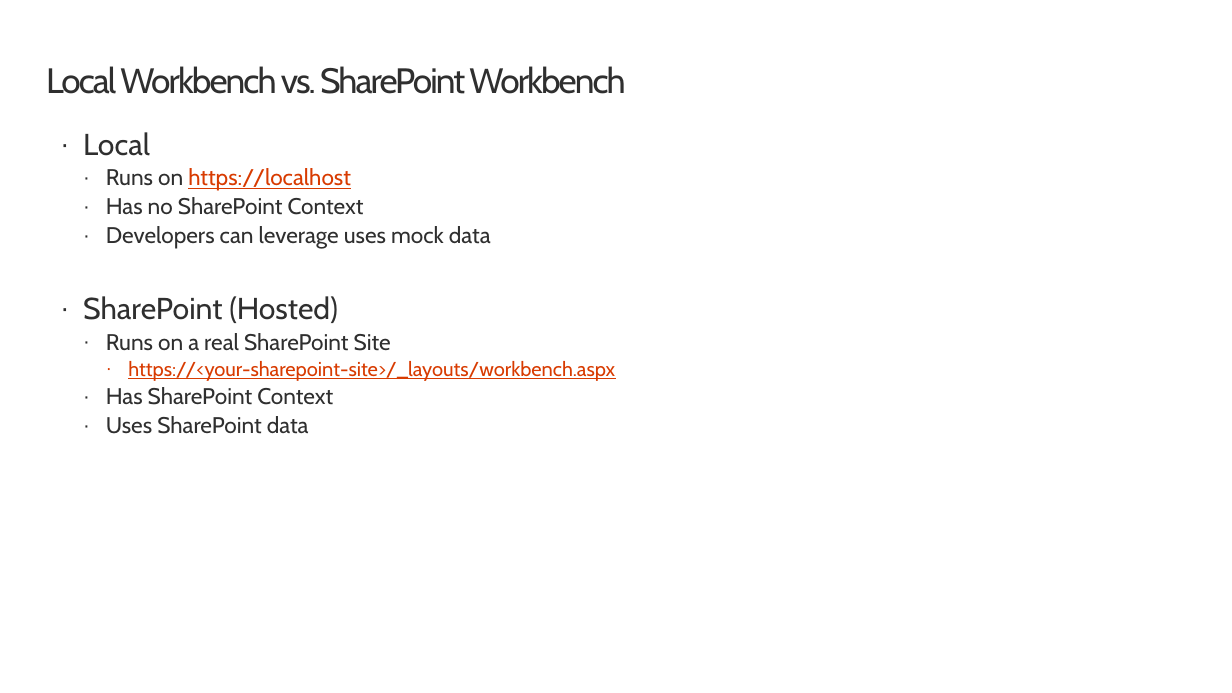
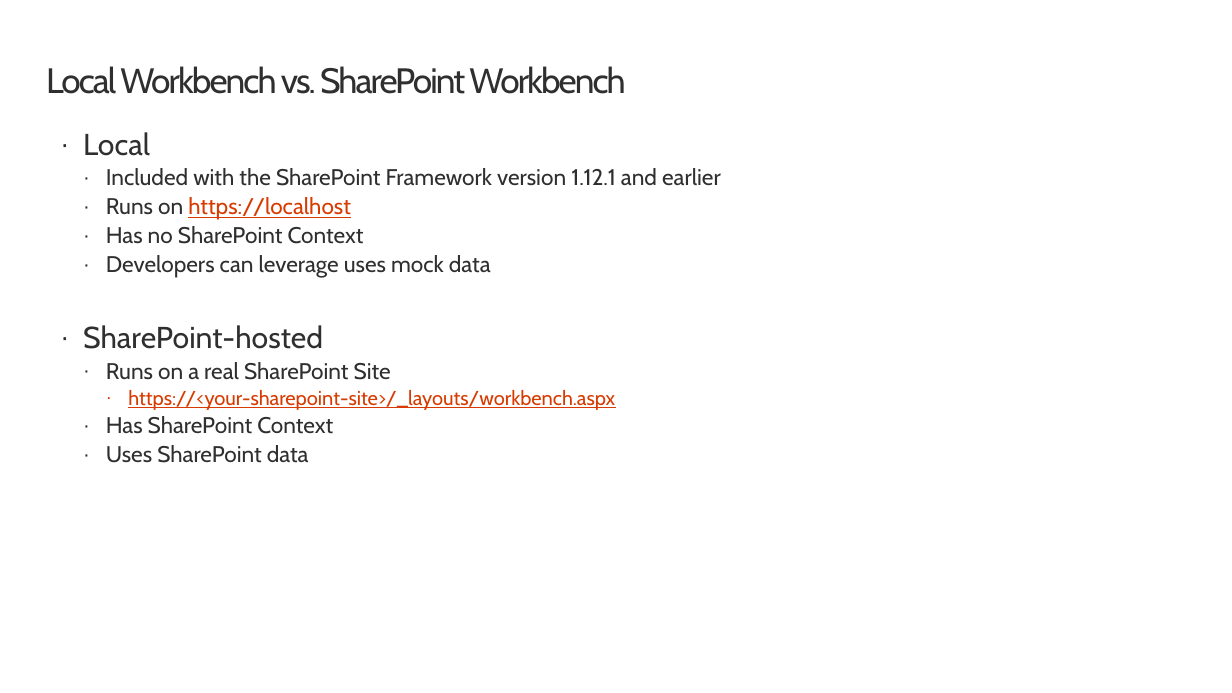
Before and after one commit to renahorton218/SharePoint-spfx-web-parts, a slide deck: slide 4 of 02-testing.pptx. Drawn at 1232x693 pixels with LibreOffice and Linux fonts; fonts in the diff are those of the drawing; background and template pictures are left out. Boxes give left, top, right and bottom in pixels: in the first picture for what was removed or moved away, otherwise in the second. Text is boxed around its words. In the diff, an @@ line names an element or a change of style, - is before the commit and + after.

```diff
--- a/02-testing.pptx
+++ b/02-testing.pptx
@@ text at (x1=106, y1=168, x2=721, y2=186): paragraph added @@
+  · Included with the SharePoint Framework version 1.12.1 and earlier
@@ text at (x1=83, y1=325, x2=323, y2=349): text changed @@
-· SharePoint (Hosted)
+· SharePoint-hosted
```
Also in this commit, not shown: 6 other slides changed.
